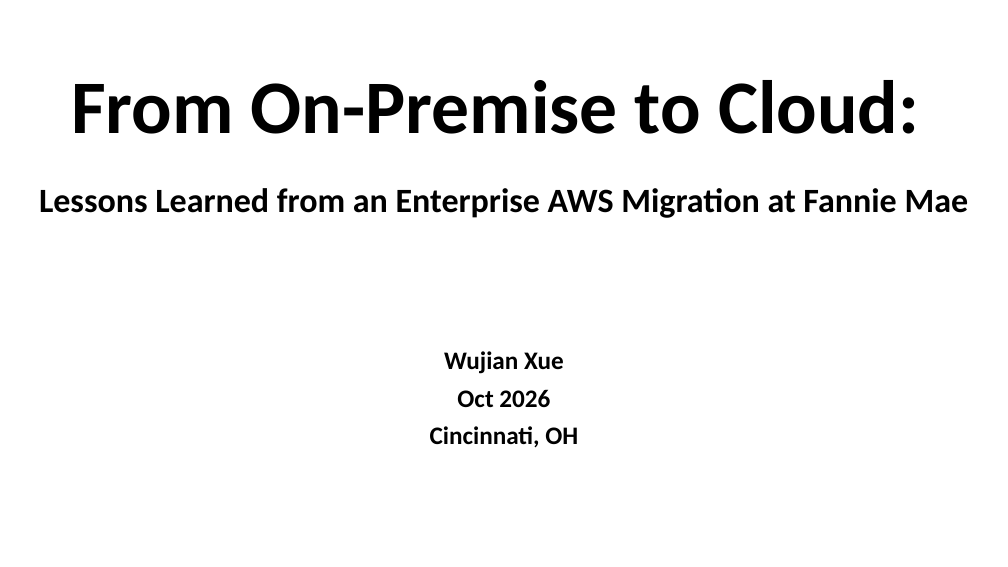
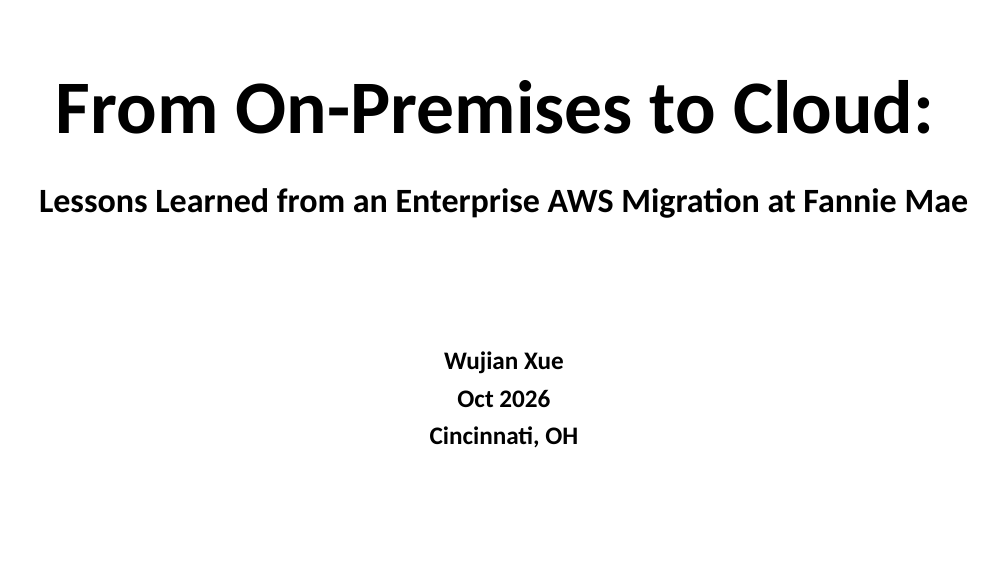
Before and after one commit to wx2123/WSDS-2026-OH, a slide deck: slide 1 of 2026 WSDS - Wujian Xue.pptx. Drawn at 1008x567 pixels with LibreOffice and Linux fonts; fonts in the diff are those of the drawing. Boxes give left, top, right and bottom in pixels: in the first picture for what was removed or moved away, otherwise in the second. Text is boxed around its words. In the diff, an @@ line names an element or a change of style, - is before the commit and + after.

```diff
--- a/2026 WSDS - Wujian Xue.pptx
+++ b/2026 WSDS - Wujian Xue.pptx
@@ title at <box>39,80,969,218</box>: text changed @@
-From On-Premise to Cloud:
-Lessons Learned from an Enterprise AWS Migration at Fannie Mae
+From On-Premises to Cloud:
+Lessons Learned from an Enterprise AWS Migration at Fannie Mae
```
Also in this commit, not shown: 2 other slides changed, 1 other file.
